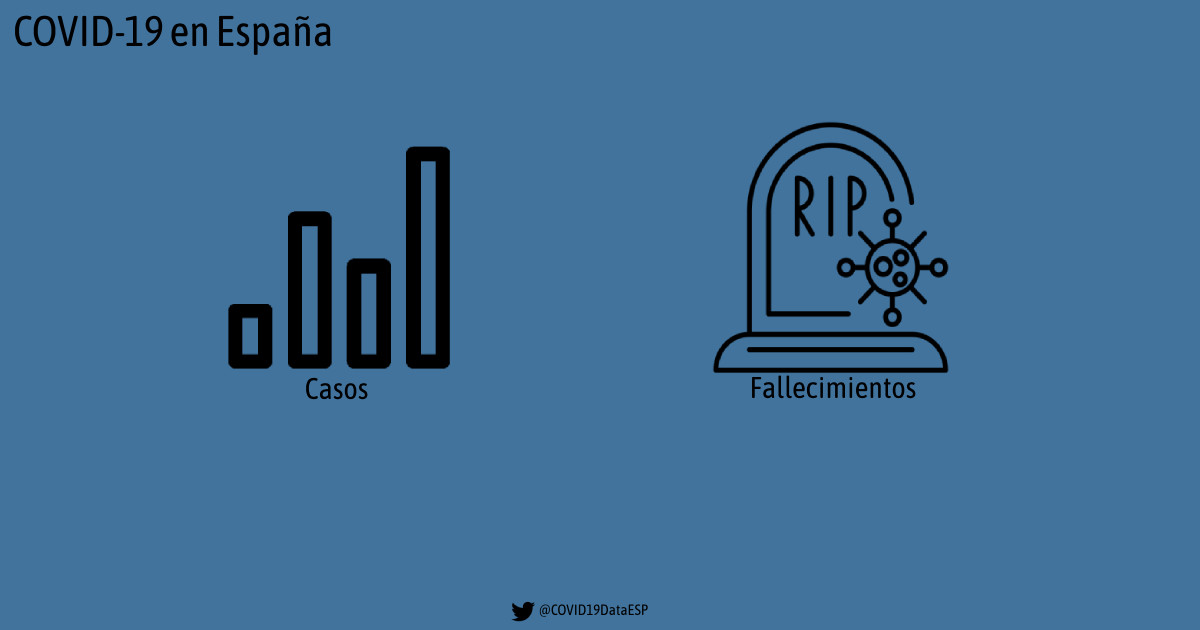
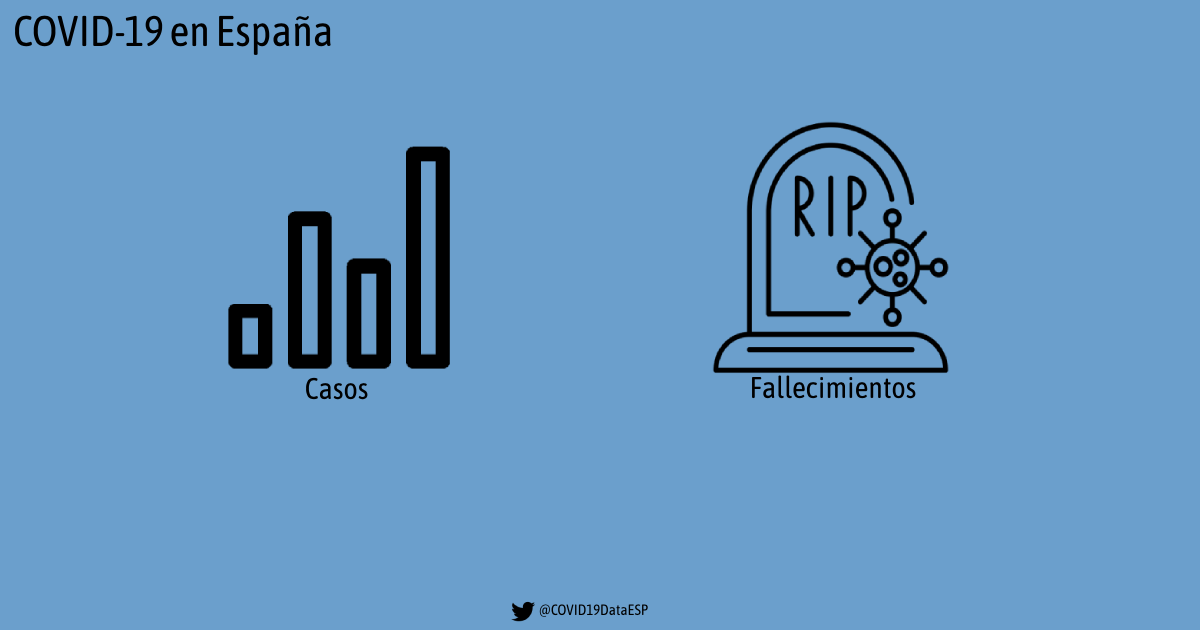
Layers edited between the first and the second w=1200, h=630 image:
painted on "Background" over bbox(0, 0, 1200, 630)
